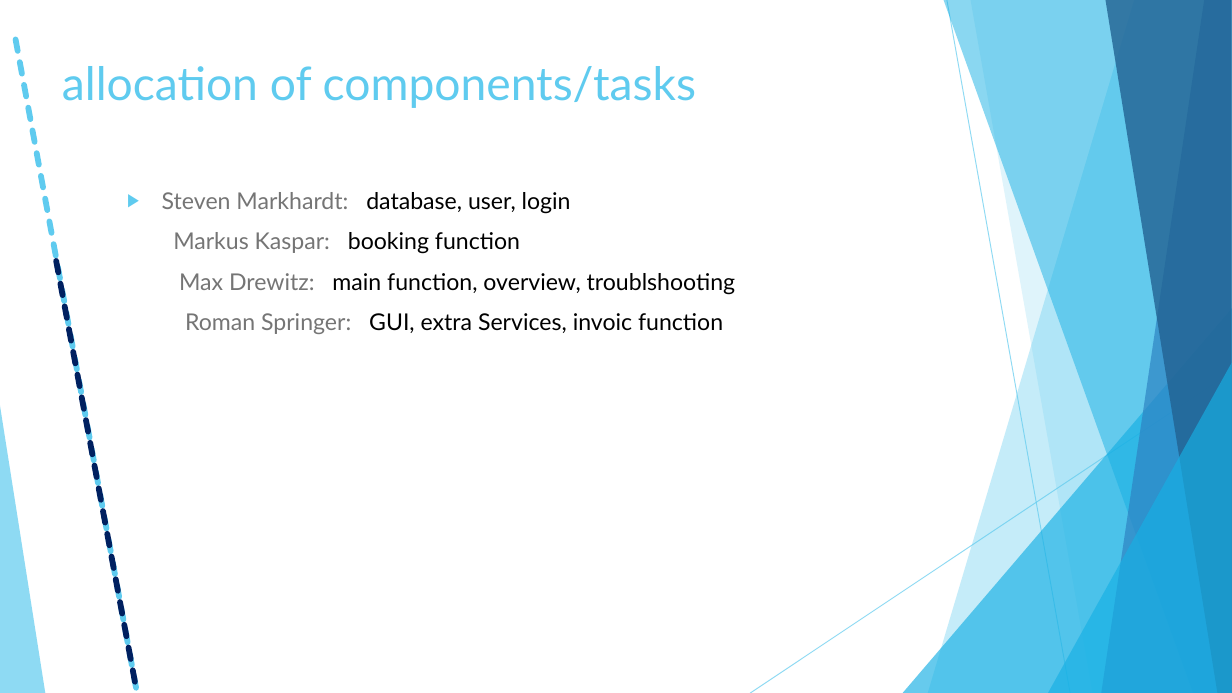
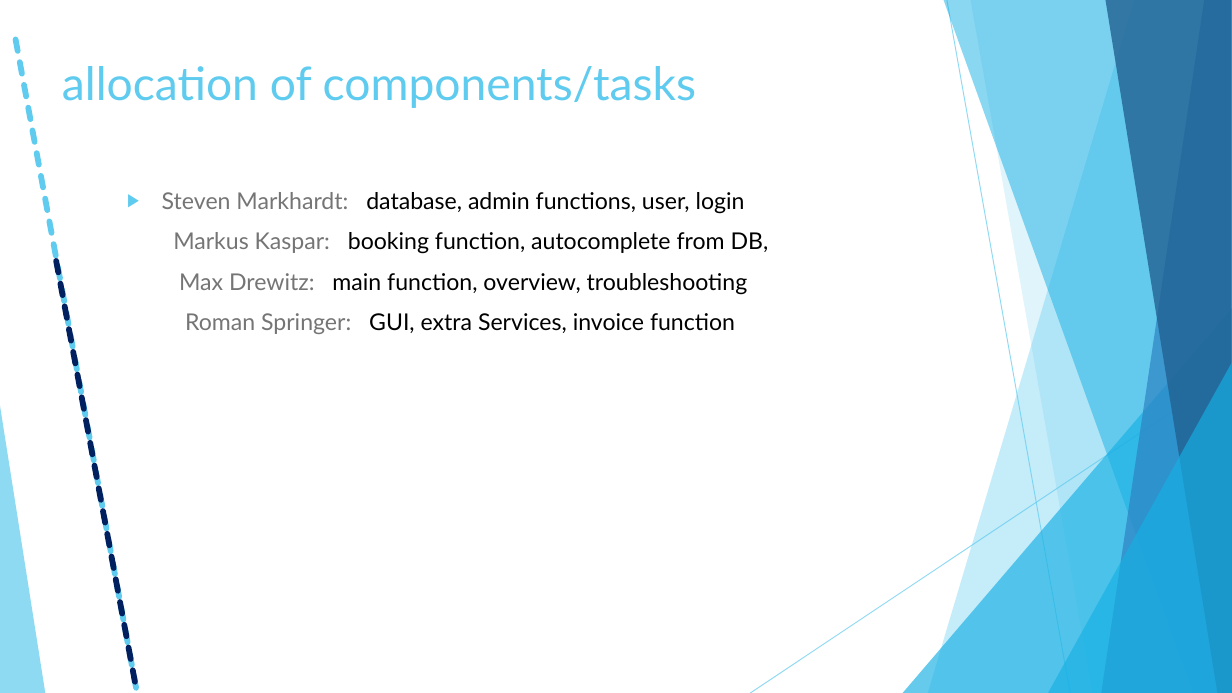
Before and after one commit to CodeFactoryWien/WF-Java-04, a slide deck: slide 5 of NullPointerHotel.pptx. Drawn at 1232x693 pixels with LibreOffice and Linux fonts; fonts in the diff are those of the drawing. Boxes give left, top, right and bottom in pixels: in the first picture for what was removed or moved away, otherwise in the second. Text is boxed around its words. In the diff, an @@ line names an element or a change of style, - is before the commit and + after.

Commit message:
final update ppt

```diff
--- a/NullPointerHotel.pptx
+++ b/NullPointerHotel.pptx
@@ text at (162,192,769,334): text changed @@
-▶ Steven Markhardt: database, user, login
-  Markus Kaspar: booking function
-  Max Drewitz: main function, overview, troublshooting
-  Roman Springer: GUI, extra Services, invoic function
+▶ Steven Markhardt: database, admin functions, user, login
+  Markus Kaspar: booking function, autocomplete from DB,
+  Max Drewitz: main function, overview, troubleshooting
+  Roman Springer: GUI, extra Services, invoice function
```
Also in this commit, not shown: 5 other slides changed, 1 slide added.
